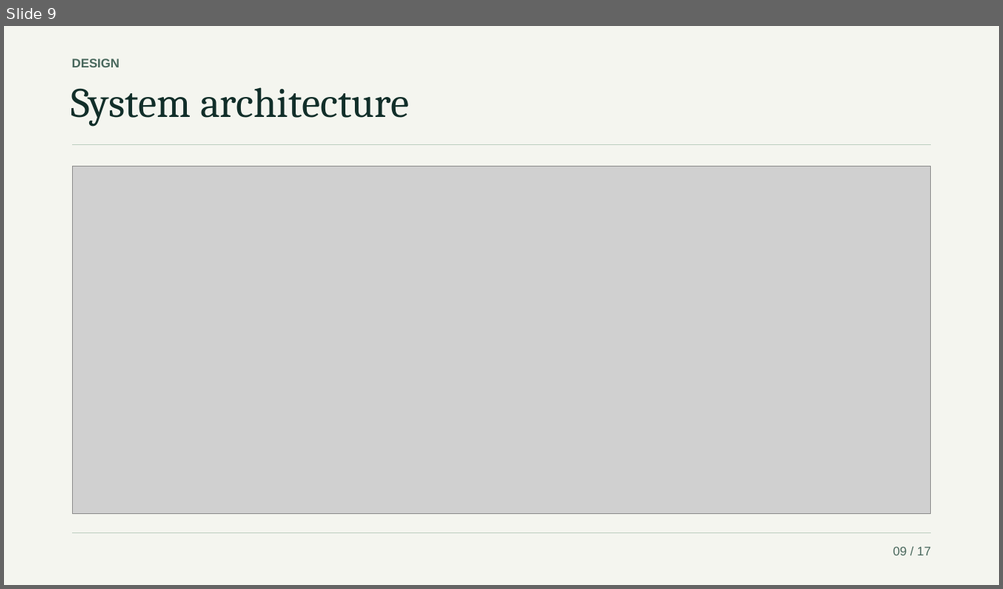
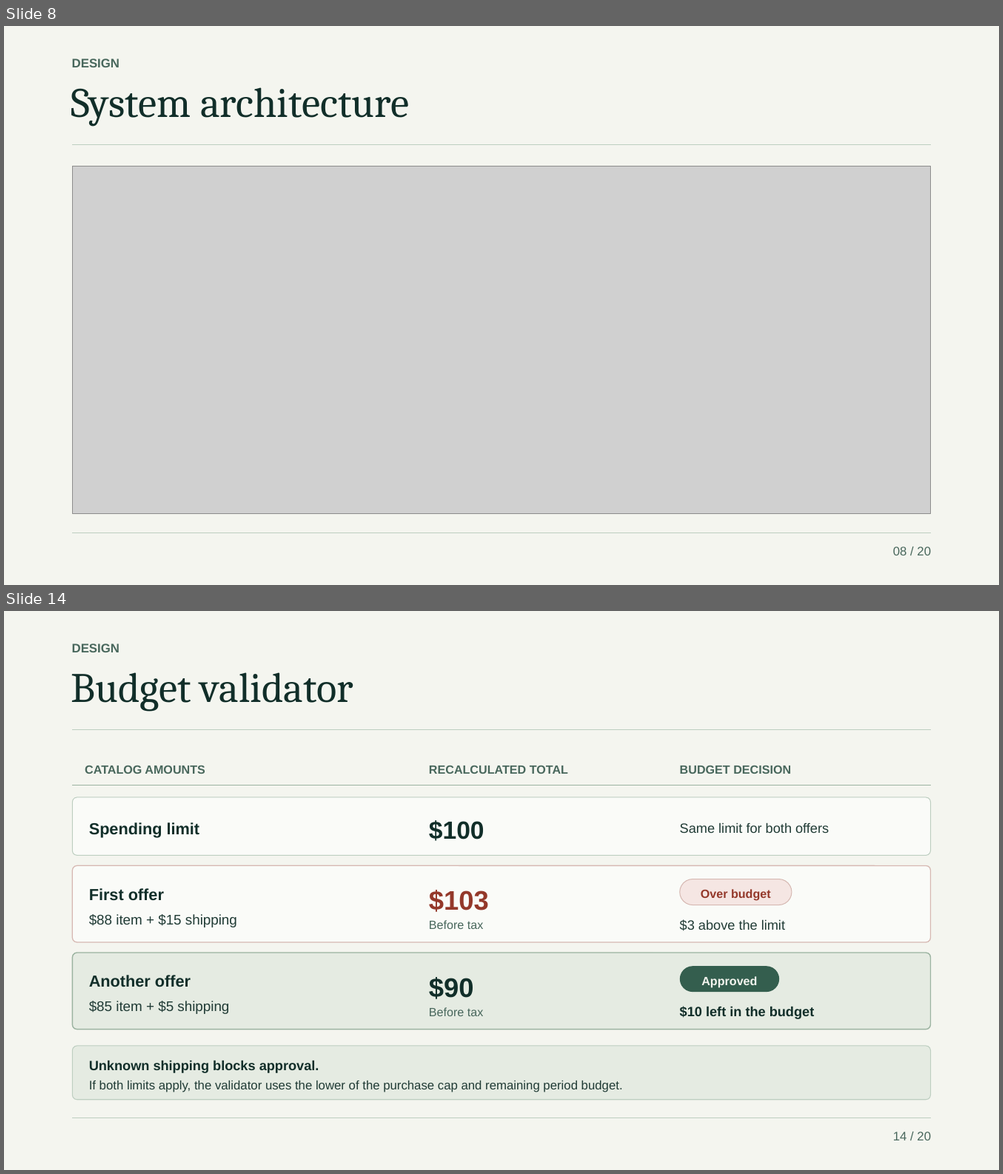
Before and after one commit to atlasmarkz/tacc-agentforge, a slide deck: output/presentation/agentforge_v4.pptx. Shown one above the other, each under a label of ours: slide 9 before the commit, slides 8 and 14 after it; the slides between them are not shown. The pictures are 1003x589 and 1003x1174 pixels, drawn with LibreOffice and Linux fonts; fonts in the diff are those of the drawing; grey boxes stand for pictures. Boxes give left, top, right and bottom in pixels: in the first picture for what was removed or moved away, otherwise in the second. Text is boxed around its words. In the diff, an @@ line names an element or a change of style, - is before the commit and + after.

```diff
--- a/output/presentation/agentforge_v4.pptx
+++ b/output/presentation/agentforge_v4.pptx
@@ slide 14 added at <box>4,611,999,1170</box>, background #F4F5EF @@
@@ text added at <box>72,644,119,652</box>, 12 pt, text #48675C, bold @@
+DESIGN
@@ text added at <box>71,672,353,712</box>, 40.5 pt, text #112E29 @@
+Budget validator
@@ freeform shape added at <box>73,729,930,730</box>, outline #BDCEC0 0.75 pt @@
@@ text added at <box>85,765,205,774</box>, 11.5 pt, text #48675C, bold @@
+CATALOG AMOUNTS
@@ text added at <box>429,766,568,774</box>, 11.5 pt, text #48675C, bold @@
+RECALCULATED TOTAL
@@ text added at <box>680,766,791,774</box>, 11.5 pt, text #48675C, bold @@
+BUDGET DECISION
@@ line added from (73, 785) to (930, 785), #9BB3A0 0.85 pt @@
@@ rounded rectangle added at <box>73,797,930,856</box>, fill #FAFBF8, outline #BDCEC0 0.75 pt @@
@@ text added at <box>89,823,200,838</box>, 15.5 pt, text #112E29, bold @@
+Spending limit
@@ text added at <box>429,820,484,841</box>, 24 pt, text #112E29, bold @@
+$100
@@ text added at <box>680,823,828,833</box>, 13 pt, text #203B35 @@
+Same limit for both offers
@@ rounded rectangle added at <box>73,866,930,943</box>, fill #FAFBF8, outline #D6B8B2 0.9 pt @@
@@ text added at <box>89,889,164,901</box>, 15.5 pt, text #112E29, bold @@
+First offer
@@ text added at <box>429,890,489,912</box>, 26 pt, text #94382A, bold @@
+$103
@@ rounded rectangle added at <box>680,880,792,906</box>, fill #F5E6E3, outline #D6B8B2 0.75 pt @@
@@ text added at <box>700,889,771,901</box>, 11.5 pt, text #94382A, bold @@
+Over budget
@@ text added at <box>89,914,237,928</box>, 13.5 pt, text #203B35 @@
+$88 item + $15 shipping
@@ text added at <box>429,920,483,929</box>, 11.5 pt, text #48675C @@
+Before tax
@@ text added at <box>680,920,785,931</box>, 13 pt, text #203B35 @@
+$3 above the limit
@@ rounded rectangle added at <box>73,953,930,1030</box>, fill #E5EBE2, outline #9BB3A0 1 pt @@
@@ text added at <box>89,975,190,988</box>, 15.5 pt, text #112E29, bold @@
+Another offer
@@ text added at <box>429,977,474,999</box>, 26 pt, text #112E29, bold @@
+$90
@@ rounded rectangle added at <box>680,966,780,992</box>, fill #345E4E @@
@@ text added at <box>701,977,757,988</box>, 11.5 pt, text #F4F5EF, bold @@
+Approved
@@ text added at <box>89,1001,229,1014</box>, 13.5 pt, text #203B35 @@
+$85 item + $5 shipping
@@ text added at <box>429,1008,483,1017</box>, 11.5 pt, text #48675C @@
+Before tax
@@ text added at <box>680,1006,814,1019</box>, 13 pt, text #112E29, bold @@
+$10 left in the budget
@@ rounded rectangle added at <box>73,1046,930,1099</box>, fill #E5EBE2, outline #BDCEC0 0.75 pt @@
@@ text added at <box>89,1060,319,1073</box>, 13 pt, text #112E29, bold @@
+Unknown shipping blocks approval.
@@ text added at <box>89,1081,623,1093</box>, 12 pt, text #203B35 @@
+If both limits apply, the validator uses the lower of the purchase cap and remaining period budget.
@@ freeform shape added at <box>73,1119,930,1119</box>, outline #BDCEC0 0.75 pt @@
@@ text added at <box>893,1132,930,1141</box>, 12 pt, text #48675C @@
+14 / 20
@@ what was slide 9 is now slide 8 @@
@@ slide 8 changed as well @@
@@ text at <box>893,547,930,556</box>: text changed @@
-09 / 17
+08 / 20
```
Also in this commit, not shown: 9 other slides changed, 9 other slides added, 10 slides removed, 1 other file.
